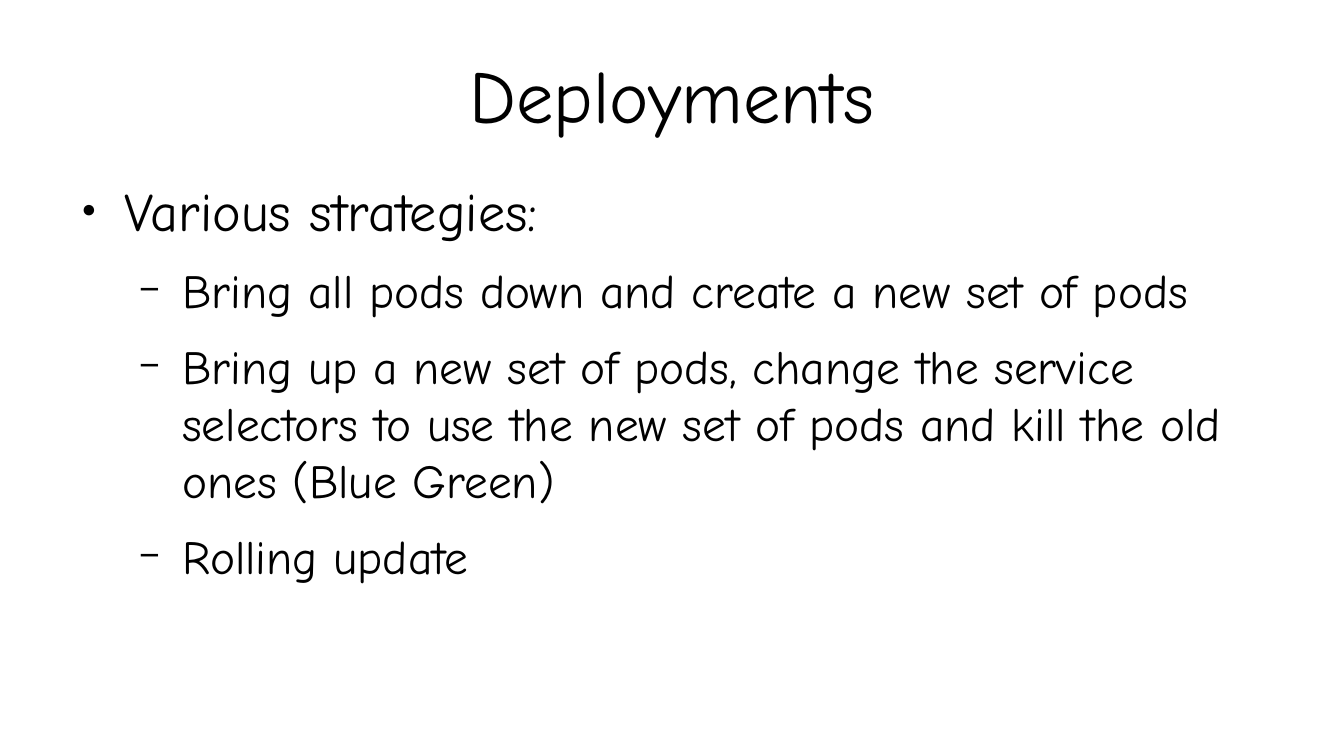
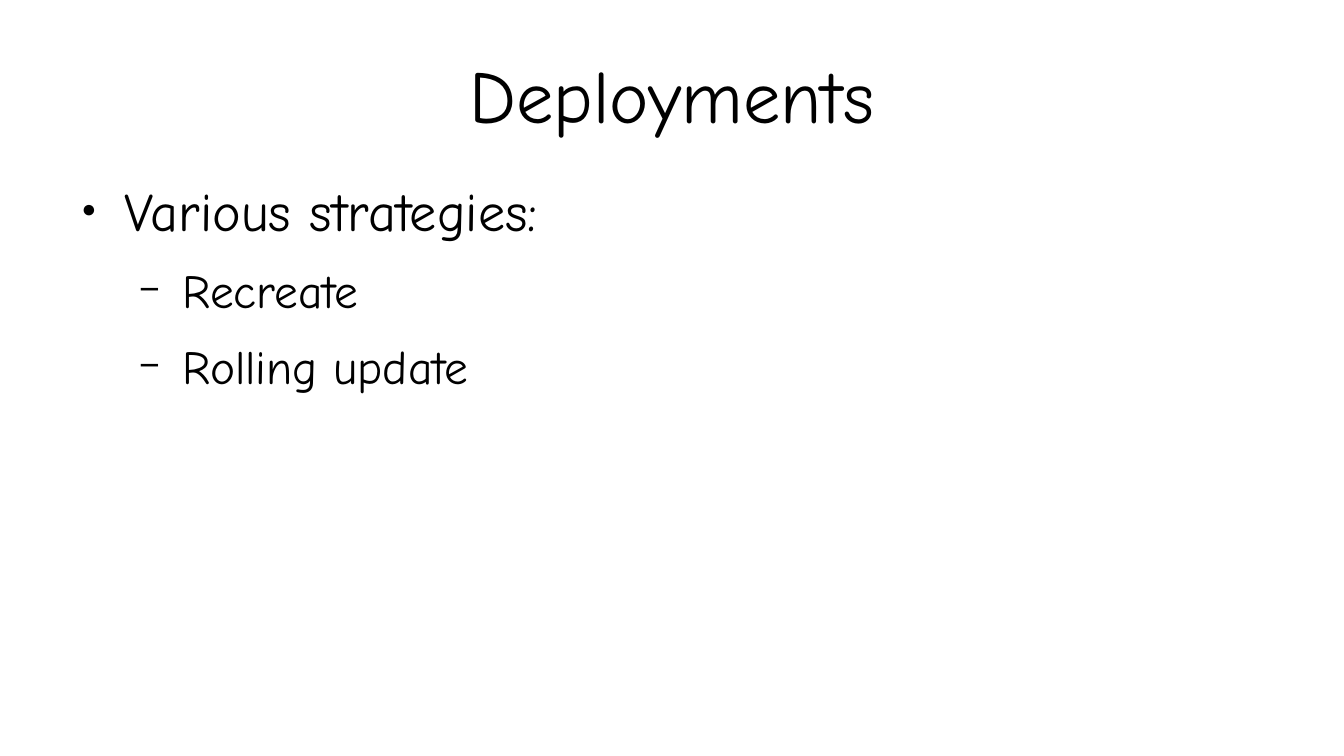
Before and after one commit to kislaykishore/microservices, a slide deck: slide 11 of Kubernetes.odp. Drawn at 1344x756 pixels with LibreOffice and Linux fonts; fonts in the diff are those of the drawing. Boxes give left, top, right and bottom in pixels: in the first picture for what was removed or moved away, otherwise in the second. Text is boxed around its words. In the diff, an @@ line names an element or a change of style, - is before the commit and + after.

```diff
--- a/Kubernetes.odp
+++ b/Kubernetes.odp
@@ text at box(182, 276, 358, 309): text changed @@
-  − Bring all pods down and create a new set of pods
-  − Bring up a new set of pods, change the service selectors to use the new set of pods and kill the old ones (Blue Green)
+  − Recreate
```
Also in this commit, not shown: 5 slides added, 5 slides removed.
